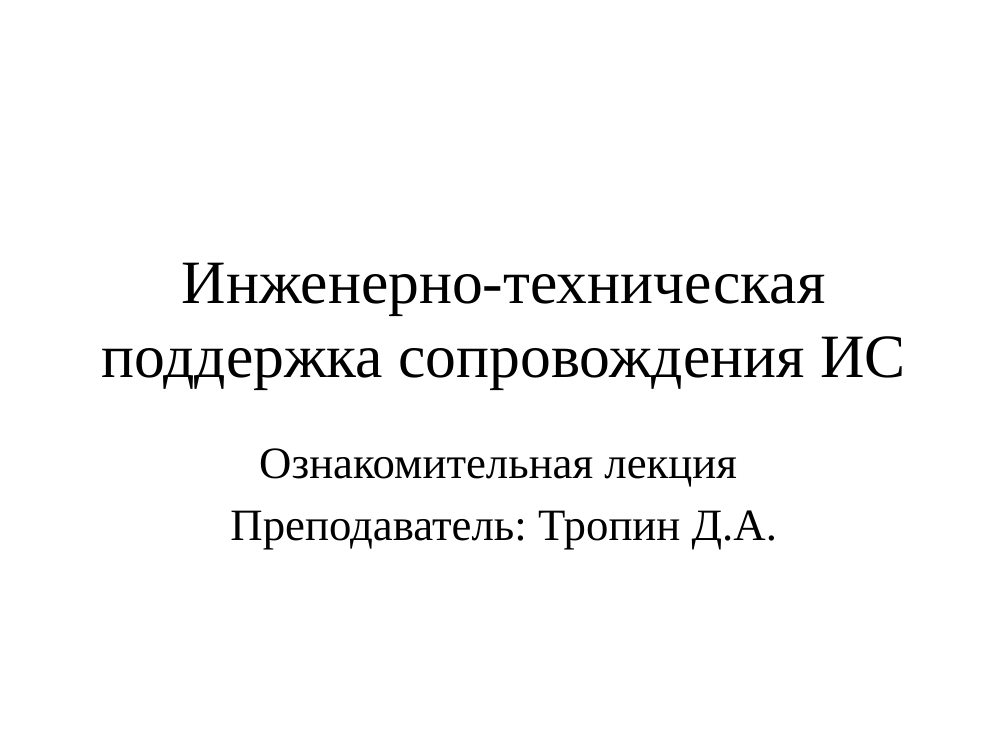
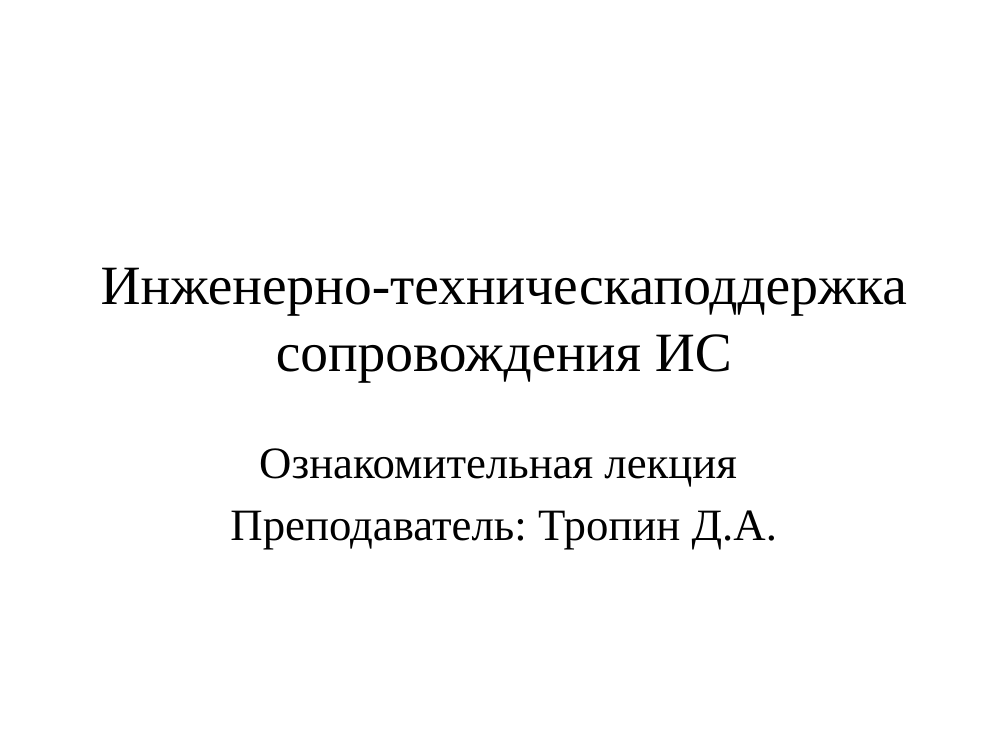
Before and after one commit to DaniilTropin11/IT-Support-Labs, a slide deck: slide 1 of lectures/Лекция №0_ОсновыGit.pptx. Drawn at 1008x756 pixels with LibreOffice and Linux fonts; fonts in the diff are those of the drawing. Boxes give left, top, right and bottom in pixels: in the first picture for what was removed or moved away, otherwise in the second. Text is boxed around its words. In the diff, an @@ line names an element or a change of style, - is before the commit and + after.

Commit message:
Изменения в презентации
...

```diff
--- a/lectures/Лекция №0_ОсновыGit.pptx
+++ b/lectures/Лекция №0_ОсновыGit.pptx
@@ title at box(101, 267, 907, 381): text changed; size 44 to 39.6 pt @@
-Инженерно-техническая поддержка сопровождения ИС
+Инженерно-техническаподдержка сопровождения ИС
```
